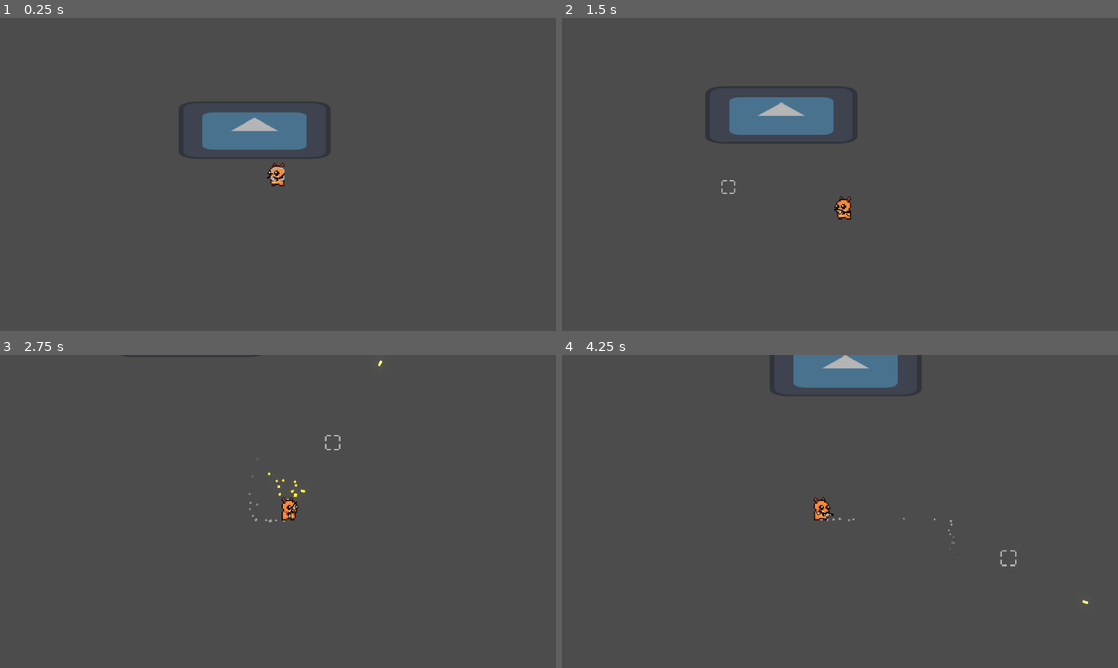
Above: before the commit, frames 1-4 (two rows, left to right).
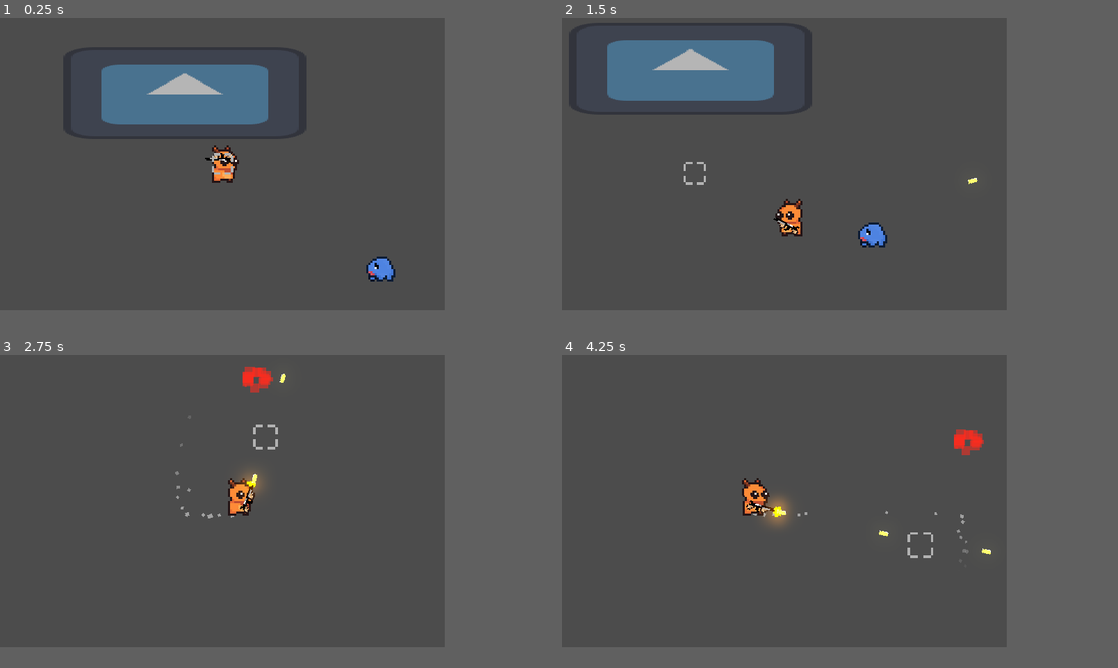
Above: after the commit, the same moments.

Repository: Satyamex/little-malice
Game: Godot game, scene res://game_scenes/stage.tscn
Same seed, same stepped clock (60 frames per second), same inputs: the game is played once before the commit and once after it. The engine's default icon, where the game draws it, is replaced by a stand-in: a white triangle on a blue panel in a dark square.
Inputs (mouse positions are in pixels of both pictures, inside the frame that each line leads up to):
- Up to frame 1 (0.25 s): no input
- Up to frame 2 (1.5 s): move the mouse to (962, 158) at 0.52 s; press the mouse at (962, 158) at 0.53 s; hold D (move_right) 0.53-1.28 s; move the mouse to (728, 190) at 1.27 s; release the mouse at (728, 190) at 1.28 s; hold S (move_down) from 1.28 s (still down); tap Space (dash) at 1.35 s
- Up to frame 3 (2.75 s): click (166, 527) at 1.55 s; move the mouse to (333, 442) at 2.02 s; release S (move_down) at 2.03 s; press the mouse at (333, 442) at 2.03 s; hold D (move_right) from 2.03 s (still down)
- Up to frame 4 (4.25 s): move the mouse to (812, 574) at 2.77 s; release D (move_right) at 2.78 s; release the mouse at (812, 574) at 2.78 s; hold W (move_up) 2.78-3.53 s; click (812, 574) at 2.85 s; move the mouse to (1006, 558) at 3.52 s; press the mouse at (1006, 558) at 3.53 s; hold A (move_left) from 3.53 s (still down); tap Space (dash) at 3.6 s
In our replay, the window is 800x450 before the commit and 640x420 after it. These sizes can differ from the game's own. Grey fills any space a smaller window leaves; there, only what the larger window draws over its background counts as a difference.

The runs differ from the first frame. In frame 1, 9.4% of the frame differs, in the area x 11-72%, y 9-85%; in frame 2, 10%, in the area x 1-75%, y 1-74%; in frame 3, 1.5%; in frame 4, 3.8%.

Commit message:
incomplete turtle enemy
- turtle enemy (cant attack)
- cool blood particles

Diff:
--- a/game_scenes/stage.tscn
+++ b/game_scenes/stage.tscn
@@ -1,7 +1,8 @@
-[gd_scene load_steps=4 format=3 uid="uid://d7w8dcndov3c"]
+[gd_scene load_steps=5 format=3 uid="uid://d7w8dcndov3c"]
 
 [ext_resource type="Texture2D" uid="uid://187x1mkx0q47" path="res://icon.svg" id="1_nsj2l"]
 [ext_resource type="PackedScene" uid="uid://b512cc8qhxk21" path="res://prefab_scenes/player.tscn" id="2_8ws2d"]
+[ext_resource type="PackedScene" uid="uid://bf00o252qmi6d" path="res://prefab_scenes/turtle_enemy.tscn" id="3_8ws2d"]
 
 [sub_resource type="Environment" id="Environment_nsj2l"]
 background_mode = 3
@@ -20,3 +21,6 @@
 
 [node name="WorldEnvironment" type="WorldEnvironment" parent="."]
 environment = SubResource("Environment_nsj2l")
+
+[node name="turtle_enemy" parent="." instance=ExtResource("3_8ws2d")]
+position = Vector2(583, 333)
--- /dev/null
+++ b/prefab_scenes/blood_particles.tscn
@@ -0,0 +1,39 @@
+[gd_scene load_steps=6 format=3 uid="uid://cgjrofl74ryu6"]
+
+[sub_resource type="Curve" id="Curve_0xtrs"]
+_data = [Vector2(0, 1), 0.0, 0.0, 0, 0, Vector2(0.61578953, 0.8910506), 0.0, 0.0, 0, 0, Vector2(1, 0), 0.0, 0.0, 0, 0]
+point_count = 3
+
+[sub_resource type="CurveTexture" id="CurveTexture_1gjmt"]
+curve = SubResource("Curve_0xtrs")
+
+[sub_resource type="Curve" id="Curve_a744q"]
+_data = [Vector2(0, 1), 0.0, 0.0, 0, 0, Vector2(0.44736844, 0.79766536), 0.0, 0.0, 0, 0, Vector2(0.50000006, 0), 0.0, 0.0, 0, 0]
+point_count = 3
+
+[sub_resource type="CurveTexture" id="CurveTexture_0xtrs"]
+curve = SubResource("Curve_a744q")
+
+[sub_resource type="ParticleProcessMaterial" id="ParticleProcessMaterial_1gjmt"]
+particle_flag_disable_z = true
+spread = 180.0
+initial_velocity_min = 50.0
+initial_velocity_max = 80.0
+gravity = Vector3(0, 0, 0)
+scale_min = 15.0
+scale_max = 20.0
+scale_curve = SubResource("CurveTexture_0xtrs")
+color = Color(0.9999986, 0.17434523, 0.1255894, 0.6039216)
+alpha_curve = SubResource("CurveTexture_1gjmt")
+
+[node name="blood_particles" type="Node2D"]
+
+[node name="particles" type="GPUParticles2D" parent="."]
+z_index = -2
+emitting = false
+amount = 30
+lifetime = 0.5
+one_shot = true
+explosiveness = 0.65
+randomness = 1.0
+process_material = SubResource("ParticleProcessMaterial_1gjmt")
--- a/prefab_scenes/player.tscn
+++ b/prefab_scenes/player.tscn
@@ -126,7 +126,7 @@
 }
 tracks/2/type = "value"
 tracks/2/imported = false
-tracks/2/enabled = true
+tracks/2/enabled = false
 tracks/2/path = NodePath("player_gun_anchor/player_gun_sprite:skew")
 tracks/2/interp = 2
 tracks/2/loop_wrap = true
@@ -138,7 +138,7 @@
 }
 tracks/3/type = "value"
 tracks/3/imported = false
-tracks/3/enabled = true
+tracks/3/enabled = false
 tracks/3/path = NodePath("player_gun_anchor/player_gun_sprite:position")
 tracks/3/interp = 2
 tracks/3/loop_wrap = true
@@ -302,6 +302,8 @@
 emission_curve = SubResource("CurveTexture_d0ayv")
 
 [node name="player" type="CharacterBody2D" groups=["player"]]
+collision_layer = 2
+collision_mask = 2
 script = ExtResource("1_t3daw")
 speed = 130
 dash_speed = 1000
@@ -378,7 +380,7 @@
 skew = 0.07829869
 emitting = false
 amount = 14
-lifetime = 0.5
+lifetime = 0.09999999999999999
 one_shot = true
 explosiveness = 0.95
 randomness = 1.0
--- a/prefab_scenes/player_bullet.tscn
+++ b/prefab_scenes/player_bullet.tscn
@@ -5,7 +5,7 @@
 [ext_resource type="Texture2D" uid="uid://c4q4hkxobwlca" path="res://sprites/PlayerStuff/Bullet.png" id="3_isuvx"]
 
 [sub_resource type="RectangleShape2D" id="RectangleShape2D_77cen"]
-size = Vector2(12, 32)
+size = Vector2(6, 13)
 
 [node name="player_bullet" type="Area2D"]
 rotation = 1.5707964
@@ -20,7 +20,7 @@
 texture = ExtResource("1_o54cb")
 
 [node name="CollisionShape2D" type="CollisionShape2D" parent="."]
-position = Vector2(0, 4)
+position = Vector2(6.756113e-08, 0.5)
 shape = SubResource("RectangleShape2D_77cen")
 
 [node name="Bullet" type="Sprite2D" parent="."]
--- /dev/null
+++ b/prefab_scenes/turtle_enemy.tscn
@@ -0,0 +1,22 @@
+[gd_scene load_steps=5 format=3 uid="uid://bf00o252qmi6d"]
+
+[ext_resource type="Texture2D" uid="uid://hciomk547426" path="res://sprites/TurtleEnemy.png" id="1_hcapj"]
+[ext_resource type="Script" uid="uid://ctvxru6yttdl4" path="res://prefab_scripts/turtle_enemy.gd" id="1_opkcm"]
+[ext_resource type="PackedScene" uid="uid://cgjrofl74ryu6" path="res://prefab_scenes/blood_particles.tscn" id="2_yrpo8"]
+
+[sub_resource type="CircleShape2D" id="CircleShape2D_hcapj"]
+radius = 23.0
+
+[node name="turtle_enemy" type="CharacterBody2D" groups=["enemy"]]
+script = ExtResource("1_opkcm")
+blood_particles = ExtResource("2_yrpo8")
+
+[node name="collider" type="CollisionShape2D" parent="."]
+position = Vector2(0, 9)
+shape = SubResource("CircleShape2D_hcapj")
+debug_color = Color(1, 1, 1, 0.41960785)
+
+[node name="sprite" type="Sprite2D" parent="."]
+texture_filter = 1
+scale = Vector2(3, 3)
+texture = ExtResource("1_hcapj")
--- a/prefab_scripts/gun_controller.gd
+++ b/prefab_scripts/gun_controller.gd
@@ -1,4 +1,5 @@
 extends Node2D
+
 @onready var gun_cursor_sprite: Sprite2D = $"../gun_cursor_sprite"
 @onready var bullet_spawnpos: Node2D = $"../player_gun_anchor/player_gun_sprite/bullet_spawnpos"
 @onready var dash_particles: GPUParticles2D = $"../Particles/dash_particles"
@@ -16,15 +17,16 @@
 
 func _process(_delta: float) -> void:
 	if Input.is_action_pressed("shoot") and can_shoot:
-		can_shoot = false
 		shoot_bullet()
 
-
 func shoot_bullet() -> void:
+	var direction = (gun_cursor_sprite.global_position - bullet_spawnpos.global_position)
+	if direction.length() < 20:
+		return
+	can_shoot = false
 	var bullet = player_bullet.instantiate()
 	add_child(bullet)
 	bullet.global_position = bullet_spawnpos.global_position
-	var direction = (gun_cursor_sprite.global_position - bullet_spawnpos.global_position).normalized()
 	muzzle_flash_particles.global_position = bullet_spawnpos.global_position
 	muzzle_flash_particles.restart()
 	muzzle_flash_particles.process_material.set("direction", Vector3(direction.x, direction.y, 0))
--- a/prefab_scripts/player_bullet.gd
+++ b/prefab_scripts/player_bullet.gd
@@ -1,6 +1,8 @@
 extends Area2D
 
 @export var speed: float = 500.0
+@export var damage: int = 1
+
 var direction: Vector2 = Vector2.ZERO
 
 func shoot(dir: Vector2) -> void:
@@ -16,7 +18,9 @@
 func _on_Bullet_body_entered(body) -> void:
 	if body.is_in_group("player"):
 		return
-	reset_bullet()
+	if body.is_in_group("enemy"):
+		reset_bullet()
+		body.take_damage(damage)
 
 func reset_bullet() -> void:
 	self.queue_free()
--- /dev/null
+++ b/prefab_scripts/turtle_enemy.gd
@@ -0,0 +1,53 @@
+extends CharacterBody2D
+
+@onready var sprite: Sprite2D = $sprite
+@onready var collider: CollisionShape2D = $collider
+
+@export var speed: int = 20
+@export var health: int = 2
+@export var blood_particles: PackedScene
+
+var player: CharacterBody2D
+var direction: Vector2
+var died: bool = false
+
+func _ready() -> void:
+	player = get_tree().get_first_node_in_group("player")
+
+func _physics_process(_delta: float) -> void:
+	if not player or died:
+		return
+	direction = player.position - self.position
+	velocity = direction.normalized() * speed
+	move_and_slide()
+
+func _process(_delta: float) -> void:
+	if not player or died:
+		return
+	if player.position.x < position.x:
+		sprite.flip_h = true
+	else:
+		sprite.flip_h = false
+	if health <= 0:
+		die()
+
+func take_damage(damage: int):
+	health -= damage
+
+func die():
+	sprite.visible = false
+	collider.disabled = true
+	var blood = blood_particles.instantiate()
+	add_child(blood)
+	blood.global_position = global_position
+	var emitter = blood.get_child(0)
+	emitter.emitting = true
+	died = true
+	await get_tree().create_timer(0.35).timeout
+	emitter.emitting = false
+	emitter.process_mode = Node.PROCESS_MODE_DISABLED
+	await get_tree().create_timer(9).timeout
+	emitter.process_mode = Node.PROCESS_MODE_INHERIT
+	emitter.emitting = true
+	await get_tree().create_timer(1).timeout
+	queue_free()
--- a/project.godot
+++ b/project.godot
@@ -17,13 +17,14 @@
 
 [display]
 
-window/size/viewport_width=1280
-window/size/viewport_height=720
+window/size/viewport_width=640
+window/size/viewport_height=420
 window/stretch/mode="viewport"
 
 [global_group]
 
 player=""
+enemy=""
 
 [input]
 
Not shown, added: prefab_scripts/turtle_enemy.gd.uid
